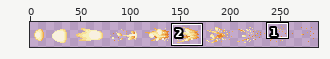
Two versions of one sprite sheet, Assets/Sprites/Characters/Marco/bullet_hit_ground.png. The first picture is a wide view before the edit; the outline marks the close-up.
Close-up. Before:
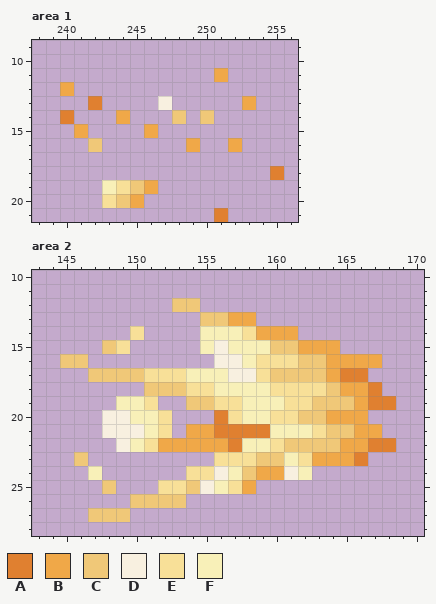
The file is 304x37 pixels. Shown: area 1: x 238..256, y 9..21; area 2: x 143..170, y 10..28. The wide view leaves out empty margins. The commit also changed other parts of the picture, which this record leaves out.
Palette (. is transparent): A #e08030  B #f0a848  C #f0c878  D #f8f0e0  E #f8e098  F #f8f0b8
Pixels before, area 1, first column x 240:
11 ...........B....
12 B...............
13 ..A....D.....B..
14 A...B...C.C.....
15 .B....B.........
16 ..C......B..B...
17 ................
18 ...............A
19 ...FECB.........
20 ...ECB..........
21 ...........A....
Pixels before, area 2, first column x 145:
12 ........CC..............
13 ..........CCBB..........
14 .....E....FFFEBBB.......
15 ...CE.....FDFFFCCBBB....
16 CC.........DDFEEECCBBBB.
17 ..CCCCEEEFFFDDECCCCBAA..
18 ......CCCEEFFFFEEEECBBA.
19 ....FFE..CCEEFFFEECCCBAA
20 ...DDFFE...AEFFEECCBBB..
21 ...DDDFE.BBAAAAFFFECCBB.
22 ....DFEBBBBBAFFECCCCBBAA
23 .C.........EEECCFEBBBA..
24 ..F......EEDFCBBDF......
25 ...C...EECDFEB..........
26 .....CCCC...............
27 ..CCC...................
New version:
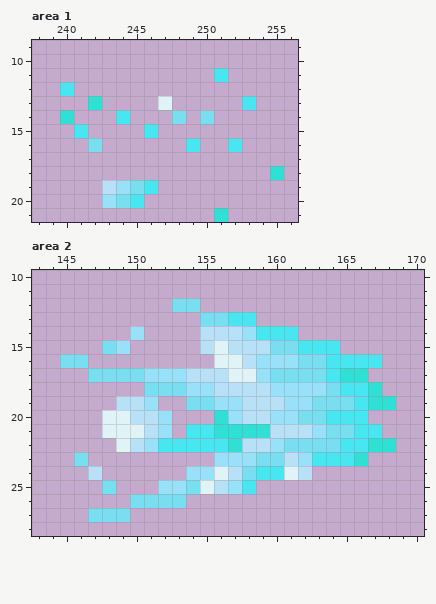
The exact change:
colour A: #e08030 -> #30e0d4
colour B: #f0a848 -> #48e6f0
colour C: #f0c878 -> #78def0
colour D: #f8f0e0 -> #e0f4f8
colour E: #f8e098 -> #98e1f8
colour F: #f8f0b8 -> #b8e1f8
